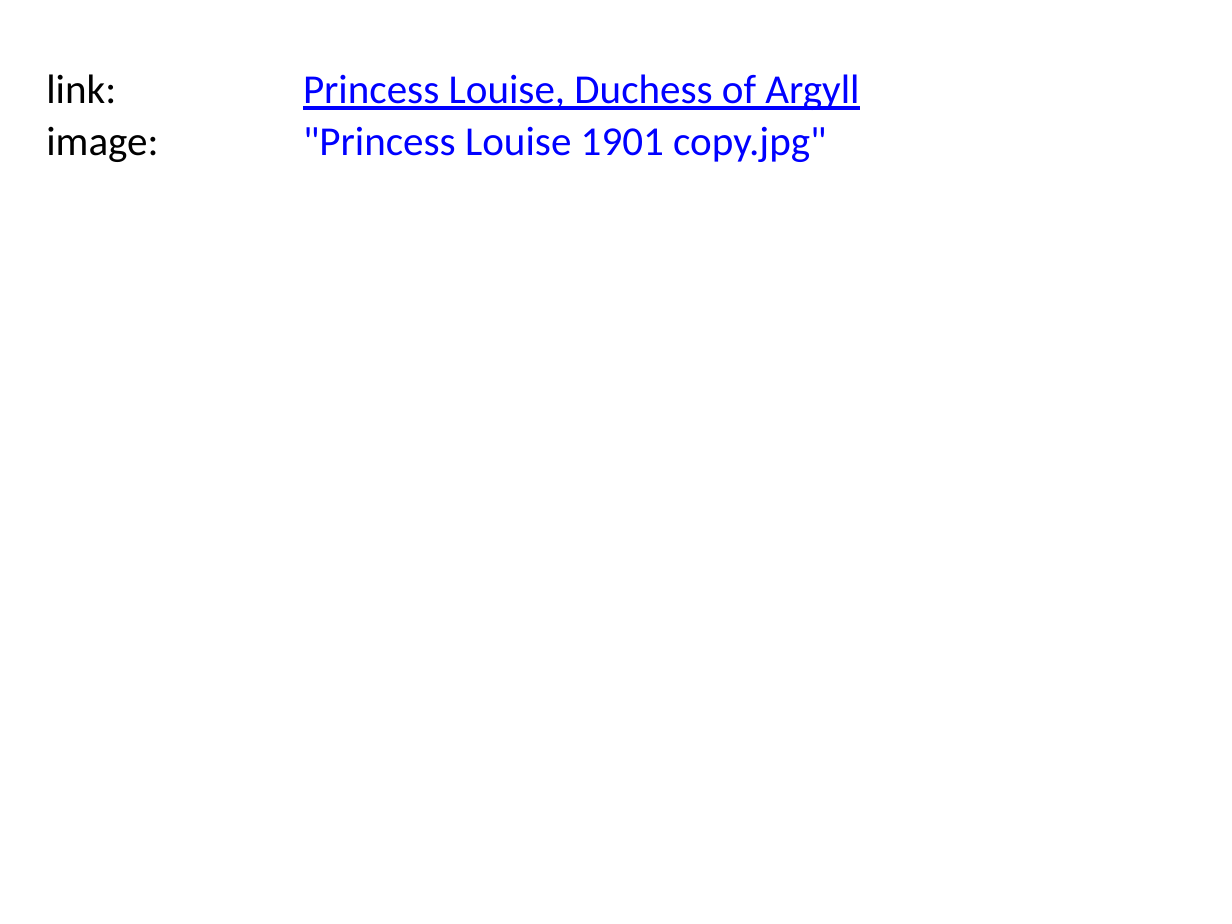
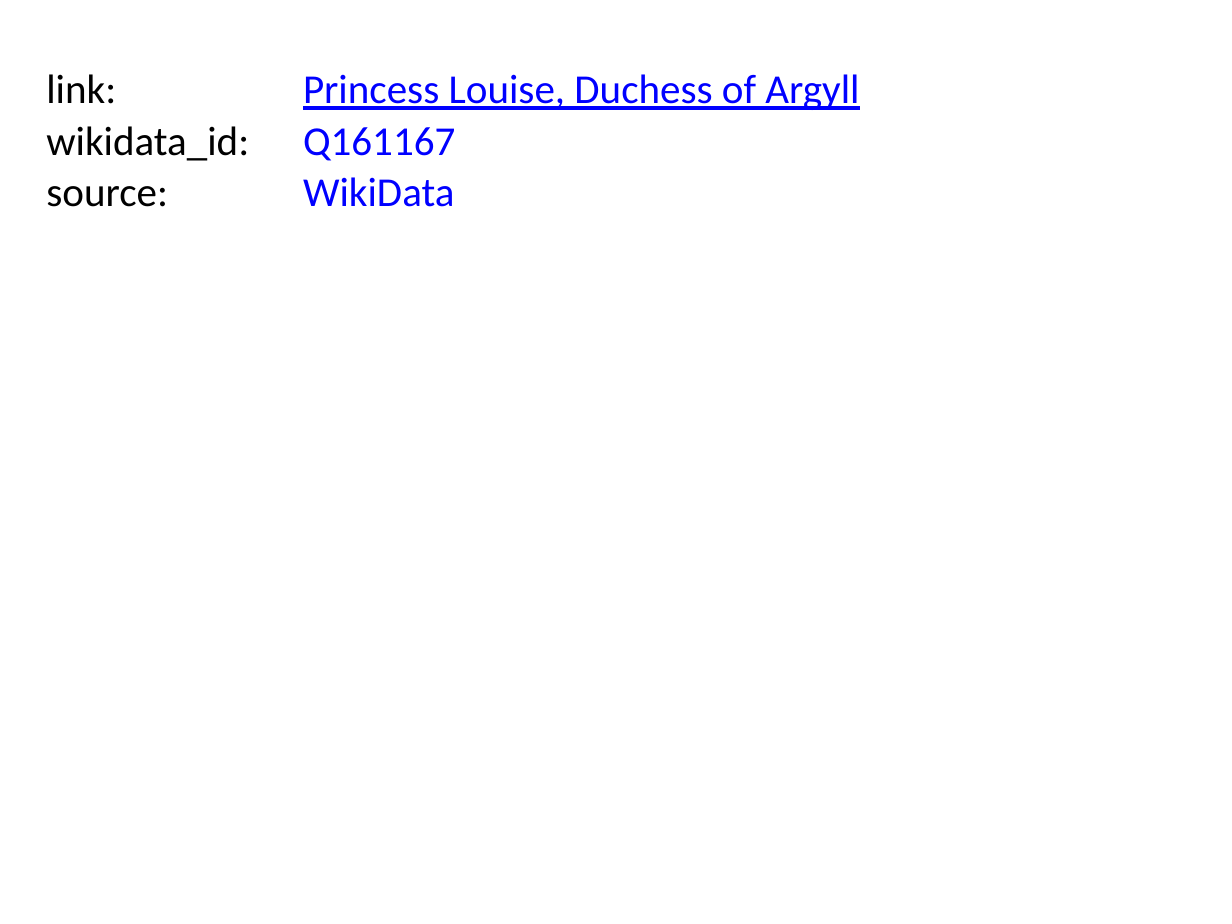
Before and after one commit to BITPlan/com.bitplan.simplegraph, a slide deck: slide 7 of QueenVictoria.pptx. Drawn at 1232x924 pixels with LibreOffice and Linux fonts; fonts in the diff are those of the drawing. Boxes give left, top, right and bottom in pixels: in the first picture for what was removed or moved away, otherwise in the second. Text is boxed around its words. In the diff, an @@ line names an element or a change of style, - is before the commit and + after.

Commit message:
refactors to improve image and property handling

```diff
--- a/QueenVictoria.pptx
+++ b/QueenVictoria.pptx
@@ text at [46,126,249,161]: text changed @@
-image:
+wikidata_id:
@@ text at [303,127,455,161]: text changed @@
-"Princess Louise 1901 copy.jpg"
+Q161167
@@ text added at [303,177,454,207], 24 pt, text #0000FF @@
+WikiData
@@ text added at [46,186,168,207], 24 pt, text #000000 @@
+source:
```
Also in this commit, not shown: 9 other slides changed, 10 other files.
